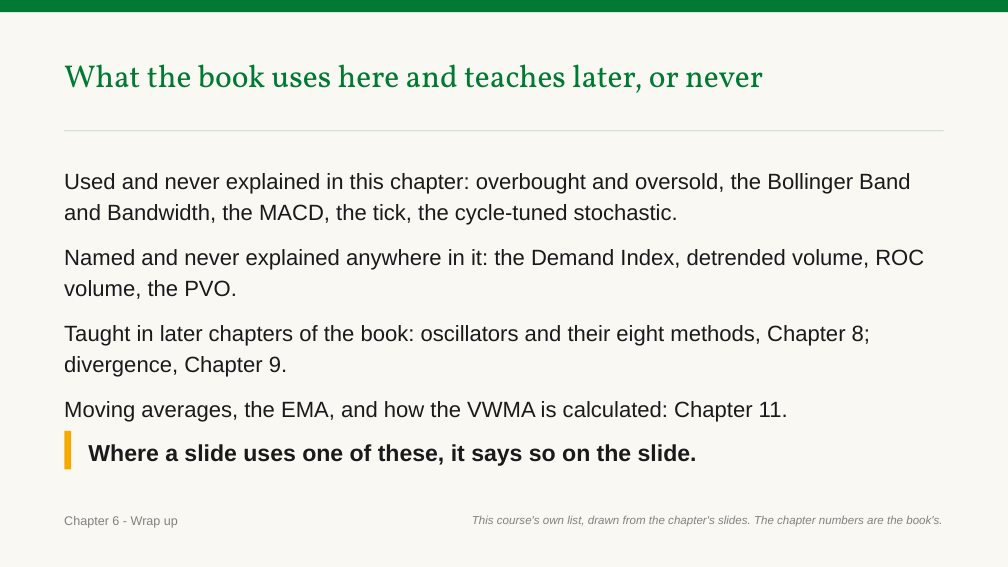
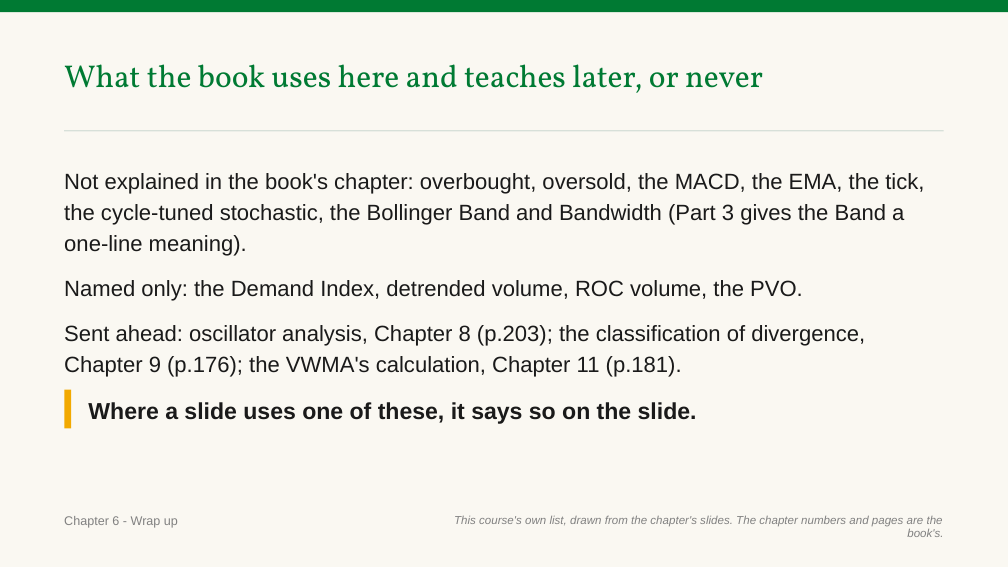
Before and after one commit to benjiesotelo-sudo/Telos_FIN1209, a slide deck: slide 174 of chapter-06/FIN1209-Chapter-06.pptx (slide 171 before the commit). Drawn at 1008x567 pixels with LibreOffice and Linux fonts; fonts in the diff are those of the drawing. Boxes give left, top, right and bottom in pixels: in the first picture for what was removed or moved away, otherwise in the second. Text is boxed around its words. In the diff, an @@ line names an element or a change of style, - is before the commit and + after.

```diff
--- a/chapter-06/FIN1209-Chapter-06.pptx
+++ b/chapter-06/FIN1209-Chapter-06.pptx
@@ text at (64,173,924,377): text changed @@
-Used and never explained in this chapter: overbought and oversold, the Bollinger Band and Bandwidth, the MACD, the tick, the cycle-tuned stochastic.
-Named and never explained anywhere in it: the Demand Index, detrended volume, ROC volume, the PVO.
-Taught in later chapters of the book: oscillators and their eight methods, Chapter 8; divergence, Chapter 9.
-Moving averages, the EMA, and how the VWMA is calculated: Chapter 11.
+Not explained in the book's chapter: overbought, oversold, the MACD, the EMA, the tick, the cycle-tuned stochastic, the Bollinger Band and Bandwidth (Part 3 gives the Band a one-line meaning).
+Named only: the Demand Index, detrended volume, ROC volume, the PVO.
+Sent ahead: oscillator analysis, Chapter 8 (p.203); the classification of divergence, Chapter 9 (p.176); the VWMA's calculation, Chapter 11 (p.181).
@@ rectangle: place and size @@
-rectangle at (64,431,71,470)
+rectangle at (64,389,71,428)
@@ text "Where a slide uses one ...": place and size @@
-text "Where a slide uses one ..." at (88,444,697,466)
+text "Where a slide uses one ..." at (88,402,697,424)
@@ text at (454,515,943,537): text changed @@
-This course's own list, drawn from the chapter's slides. The chapter numbers are the book's.
+This course's own list, drawn from the chapter's slides. The chapter numbers and pages are the book's.
```
Also in this commit, not shown: 26 other slides changed, 4 slides added, 3 other files.
